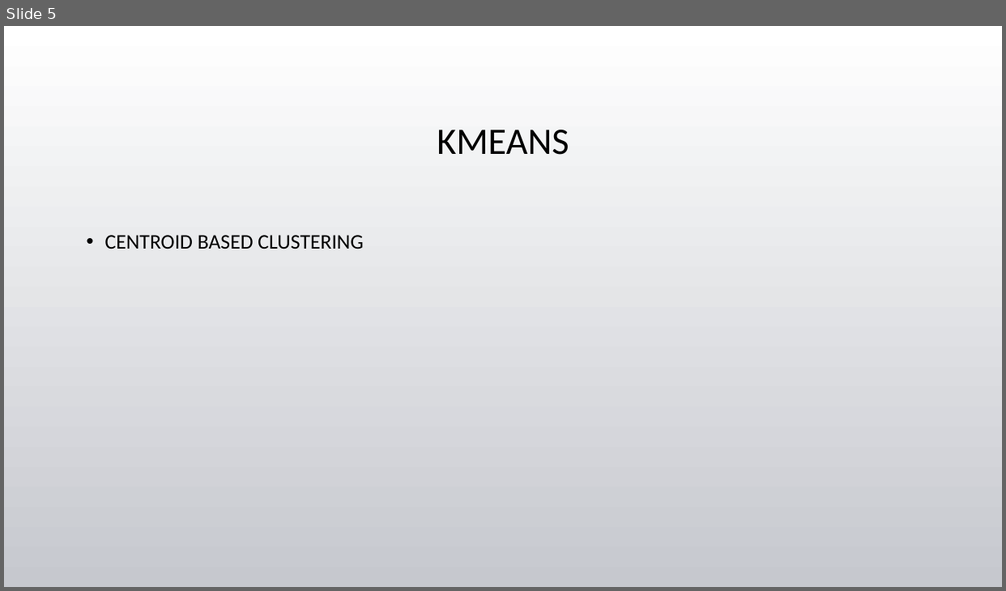
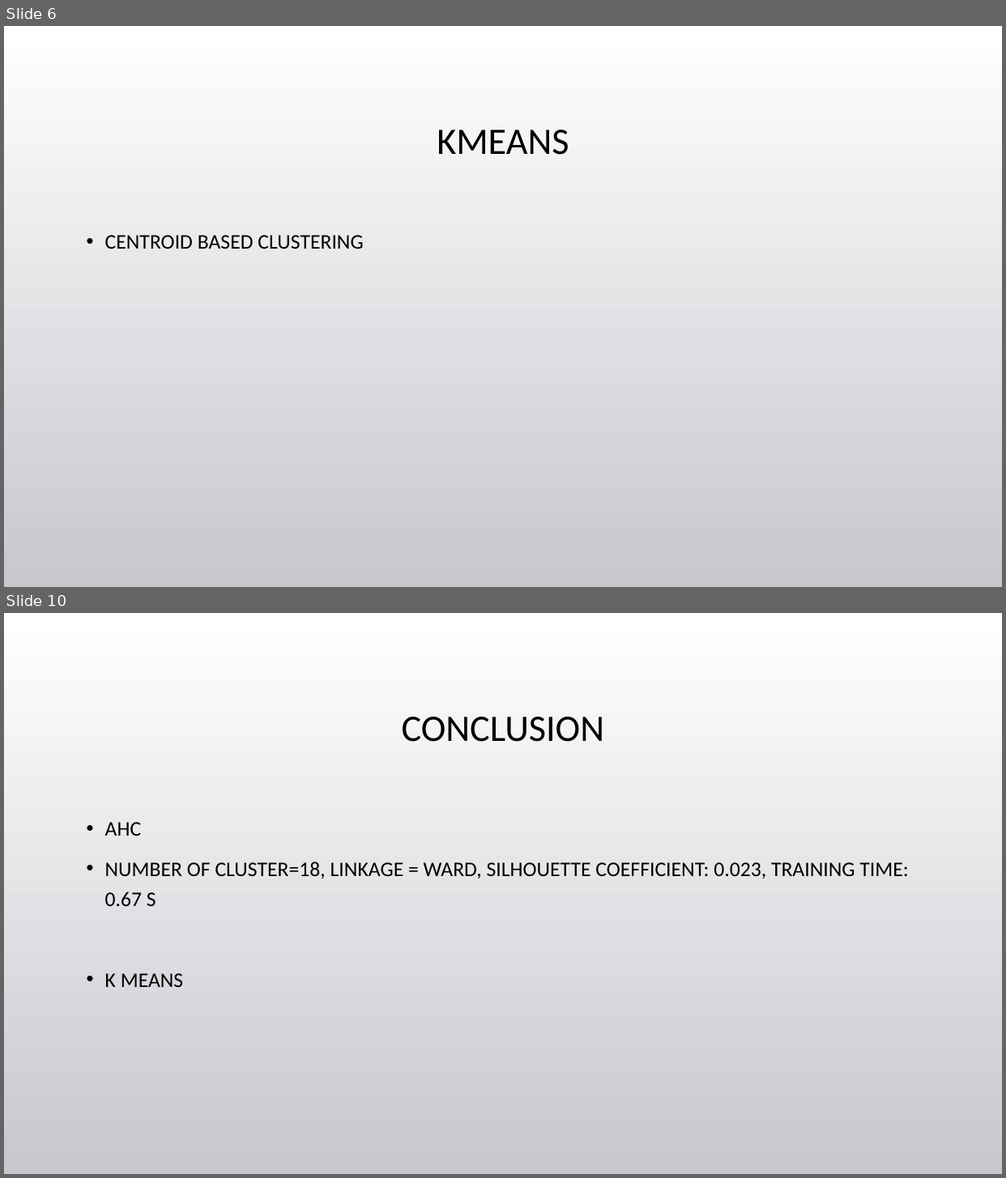
Before and after one commit to tgore03/CategorizeYoutubeVideos, a slide deck: Categorizing YouTube Videos.pptx. Shown one above the other, each under a label of ours: slide 5 before the commit, slides 6 and 10 after it; the slides between them are not shown. The pictures are 1006x591 and 1006x1178 pixels, drawn with LibreOffice and Linux fonts; fonts in the diff are those of the drawing; background and template pictures are left out. Boxes give left, top, right and bottom in pixels: in the first picture for what was removed or moved away, otherwise in the second. Text is boxed around its words. In the diff, an @@ line names an element or a change of style, - is before the commit and + after.

```diff
--- a/Categorizing YouTube Videos.pptx
+++ b/Categorizing YouTube Videos.pptx
@@ slide 10 added at <box>4,613,1002,1174</box>, background picture (left out) @@
@@ title added at <box>402,717,604,742</box>, 36 pt, text #000000 @@
+CONCLUSION
@@ text added at <box>105,822,908,987</box>, 20 pt, text #000000 @@
+• AHC
+• NUMBER OF CLUSTER=18, LINKAGE = WARD, SILHOUETTE COEFFICIENT: 0.023, TRAINING TIME: 0.67 S
+• K MEANS
@@ what was slide 5 is now slide 6 @@
```
Also in this commit, not shown: 2 slides changed, 3 other slides added, 2 slides removed, 1 other file.
